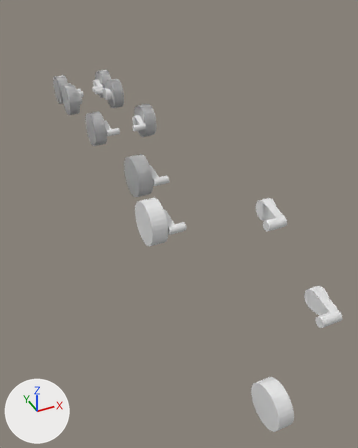
Renders of the Blender file design.blend from each side of a commit.
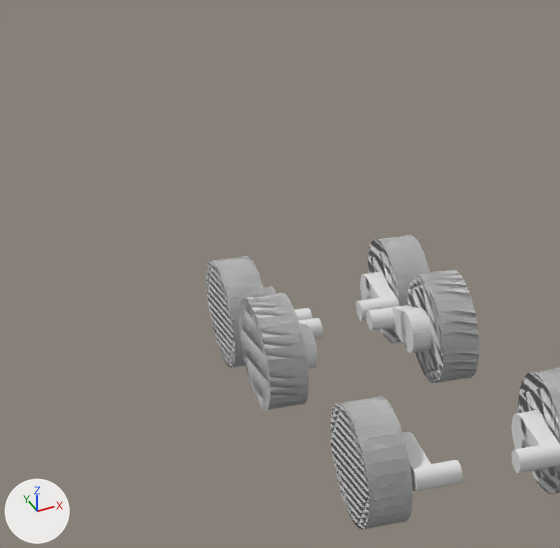
Each version appears first whole from a 50 mm lens placed at (-0.21, -1.0, 1.21), pointed at (1.04, 1.62, -0.68), and next in a close-up on the part from 0% to 41% of the width and 2% to 34% of the height. The axes (+X, +Y, +Z) are drawn at lower left. The lights are the same throughout.

The first close-up shows 'gearbox and wheel.001', 'gearbox and wheel.002', 'gearbox and wheel.003', 'gearbox and wheel.004', 'gearbox and wheel.005', 'gearbox and wheel.006'.
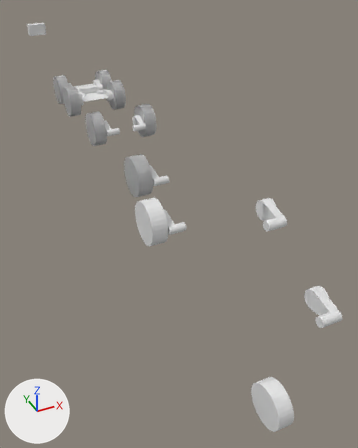
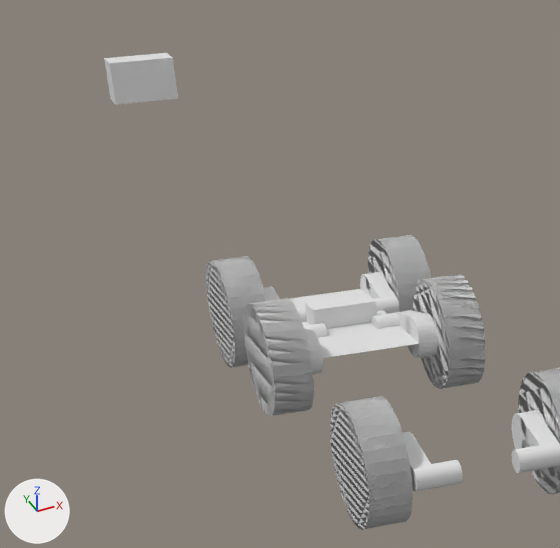
What changed in the scene script:
```text
Add me_cube_001:
    me_cube_001.from_pydata(...)  # a box spanning x -1.0..1.0, y -1.0..1.0, z -1.0..1.0
Add me_plane:
    me_plane.from_pydata([(-0.11, -0.216, 0.0), (0.11, -0.216, 0.0), (-0.11, 0.216, 0.0), (0.11, 0.216, 0.0)], [], [(0, 1, 3, 2)])
Change ob_gearbox_and_wheel_005:
    ob_gearbox_and_wheel_005.location: (1.036, 3.087, -0.204) -> (1.036, 3.047, -0.204)
Change ob_gearbox_and_wheel_006:
    ob_gearbox_and_wheel_006.location: (0.816, 3.087, -0.204) -> (0.816, 3.047, -0.204)
Add ob_battery_001:
    ob_battery_001 = bpy.data.objects.new('battery.001', me_cube_001)
    ob_battery_001.location = (0.677, 3.867, 0.224)
    ob_battery_001.rotation_euler = (0.0, 0.0, 1.571)  # degrees (0, 0, 90)
    ob_battery_001.scale = (0.031, 0.0735, 0.046)
Add ob_battery:
    ob_battery = bpy.data.objects.new('battery', me_cube_001.copy())
    ob_battery.location = (0.926, 3.217, -0.204)
    ob_battery.rotation_euler = (0.0, 0.0, 1.571)  # degrees (0, 0, 90)
    ob_battery.scale = (0.031, 0.0735, 0.046)
Add ob_plane:
    ob_plane = bpy.data.objects.new('Plane', me_plane)
    ob_plane.location = (0.926, 3.217, -0.204)
```

Pixel boxes [x1, y1, x2, y2] of what changed, in the close-ups (560 x 548 px):
'gearbox and wheel.005', moved: before [366, 269, 479, 383]; after [372, 274, 486, 389]
'gearbox and wheel.006', moved: before [239, 293, 323, 410]; after [243, 298, 328, 416]
'battery.001', added: after [104, 53, 178, 105]
'Plane', added: after [290, 289, 419, 358]
'battery', added: after [305, 294, 377, 329]
